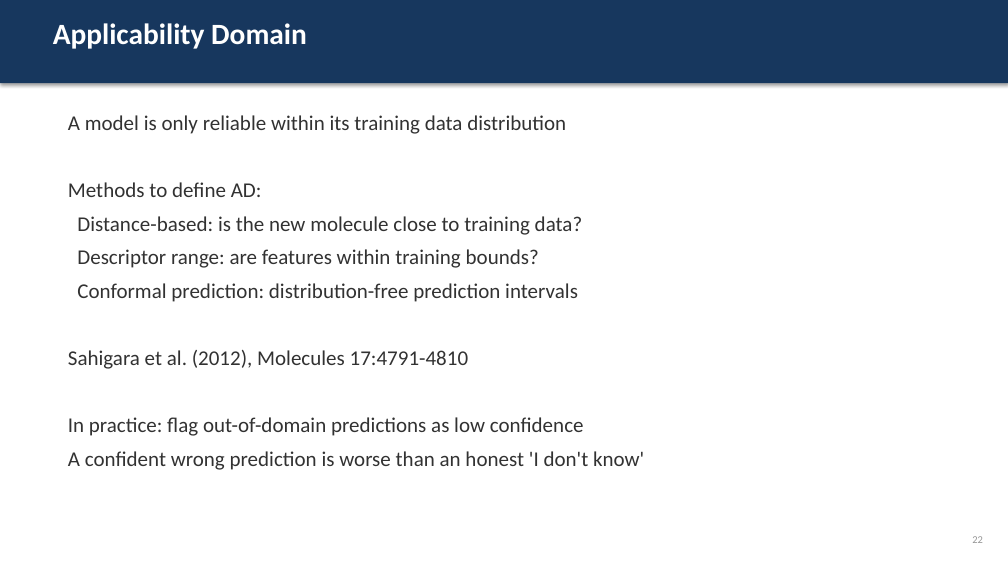
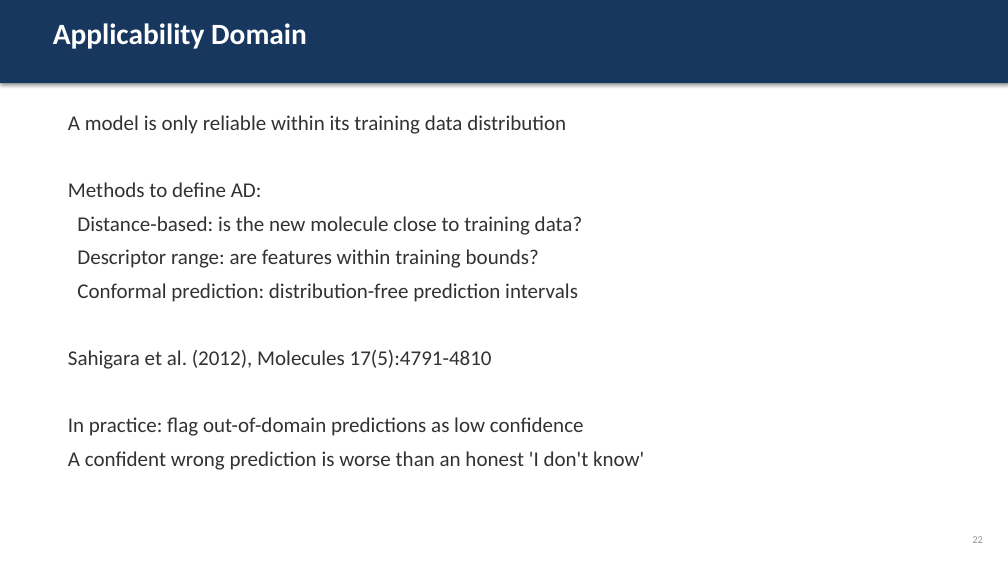
Before and after one commit to officialprateekmethwani-coder/AI-Drug-Discovery, a slide deck: slide 22 of day2_molecular_ml/slides.pptx. Drawn at 1008x567 pixels with LibreOffice and Linux fonts; fonts in the diff are those of the drawing. Boxes give left, top, right and bottom in pixels: in the first picture for what was removed or moved away, otherwise in the second. Text is boxed around its words. In the diff, an @@ line names an element or a change of style, - is before the commit and + after.

```diff
--- a/day2_molecular_ml/slides.pptx
+++ b/day2_molecular_ml/slides.pptx
@@ text at <box>68,350,492,369</box>: text changed @@
-Sahigara et al. (2012), Molecules 17:4791-4810
+Sahigara et al. (2012), Molecules 17(5):4791-4810
```
Also in this commit, not shown: 2 other slides changed, 5 other files.
